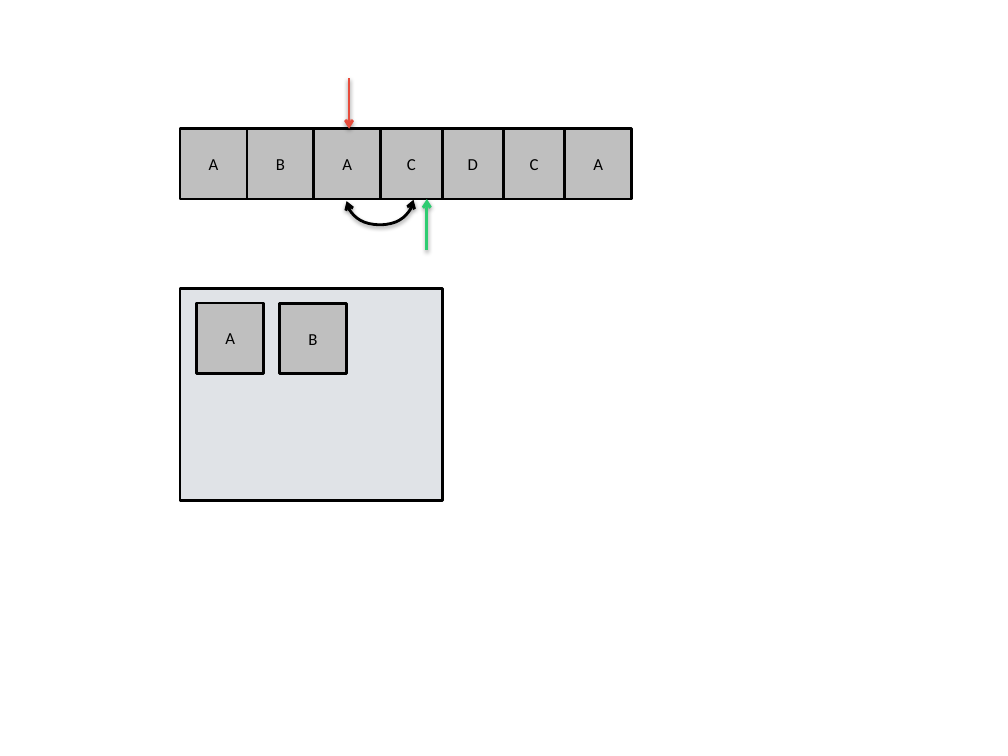
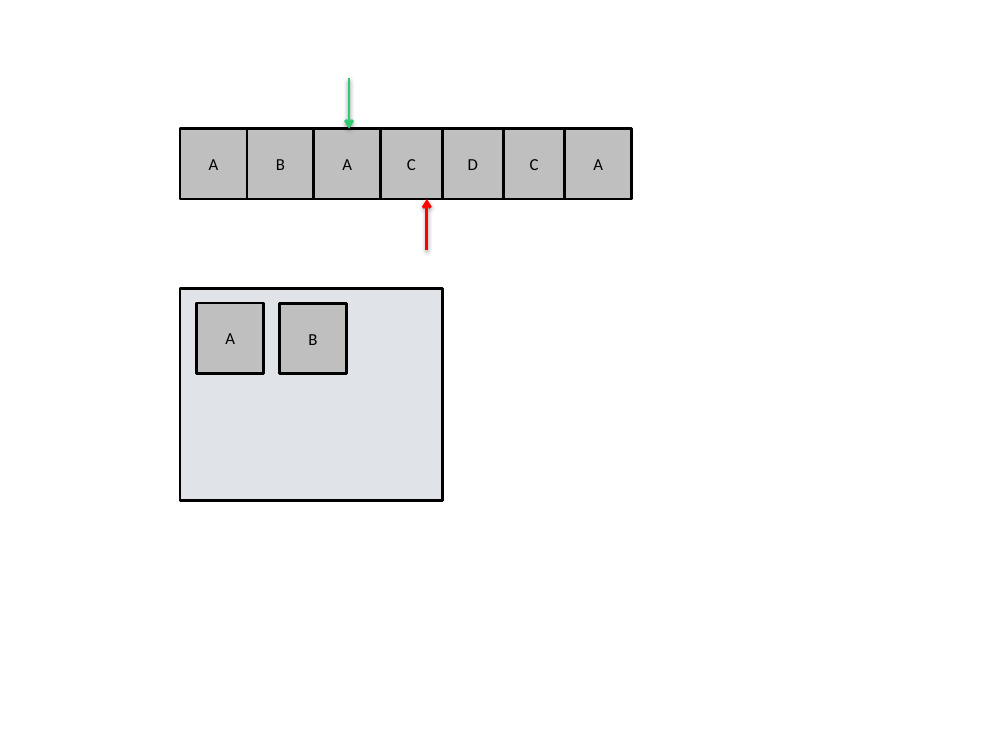
Before and after one commit to jainankit49/HackerGymContent, a slide deck: slide 53 of Images/imgs.pptx (slide 55 before the commit). Drawn at 1008x756 pixels with LibreOffice and Linux fonts; fonts in the diff are those of the drawing. Boxes give left, top, right and bottom in pixels: in the first picture for what was removed or moved away, otherwise in the second. Text is boxed around its words. In the diff, an @@ line names an element or a change of style, - is before the commit and + after.

```diff
--- a/Images/imgs.pptx
+++ b/Images/imgs.pptx
@@ arrow (349, 79) - (349, 129): stroke #E74C3C 2 pt to #2ECC71 2 pt @@
@@ curved double arrow removed from (413, 200) to (347, 202) @@
@@ arrow (426, 250) - (426, 199): stroke #2ECC71 2 pt to #FF0000 2 pt @@
```
Also in this commit, not shown: 10 other slides changed, 2 slides removed.
